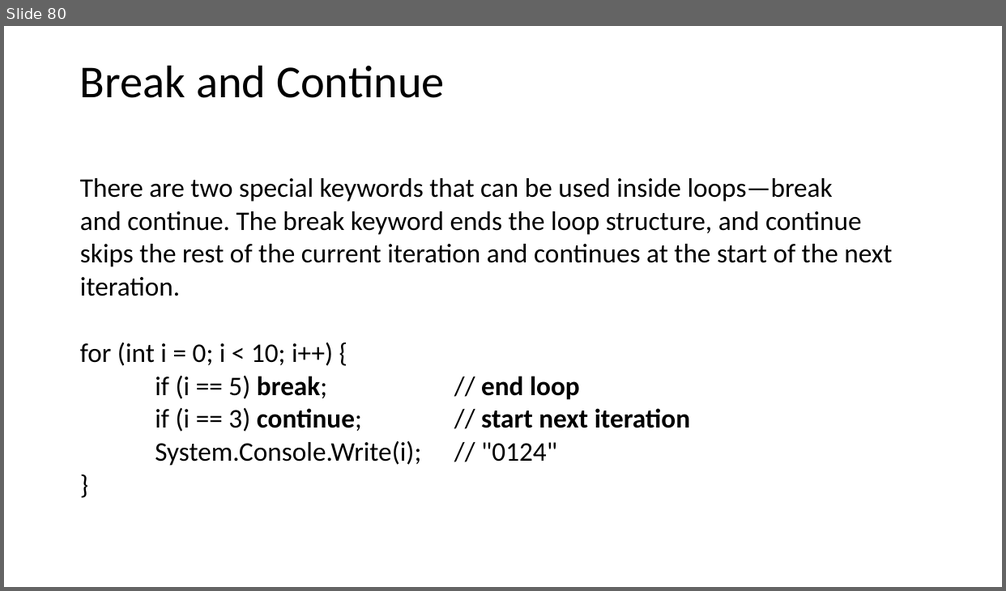
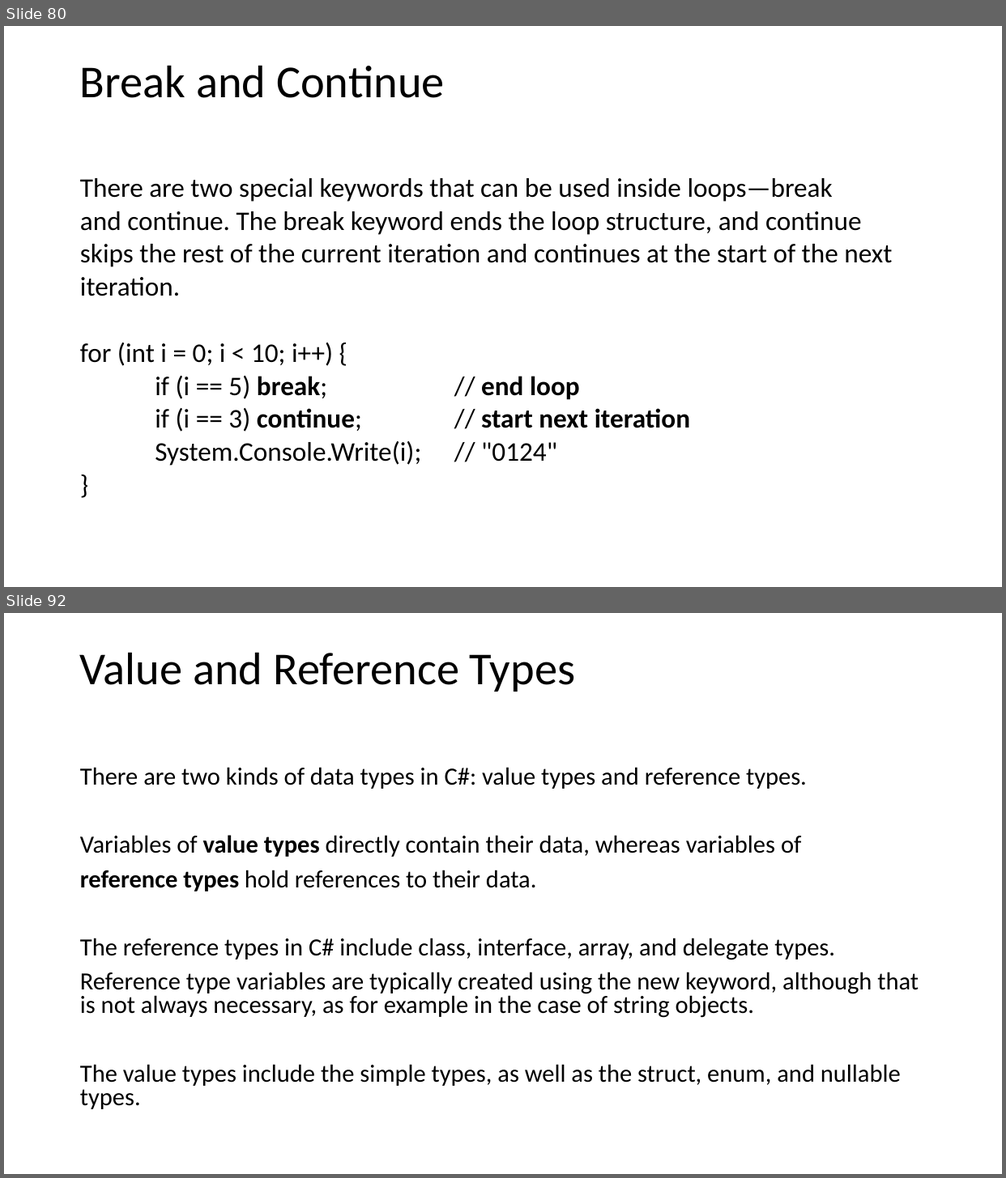
Before and after one commit to AlbertOsinaga/CursoCSharp__8, a slide deck: CSharpQuickReference.pptx. Shown one above the other, each under a label of ours: slide 80 before the commit, slides 80 and 92 after it; the slides between them are not shown. The pictures are 1006x591 and 1006x1178 pixels, drawn with LibreOffice and Linux fonts; fonts in the diff are those of the drawing. Boxes give left, top, right and bottom in pixels: in the first picture for what was removed or moved away, otherwise in the second. Text is boxed around its words. In the diff, an @@ line names an element or a change of style, - is before the commit and + after.

```diff
--- a/CSharpQuickReference.pptx
+++ b/CSharpQuickReference.pptx
@@ slide 92 added at (4, 613, 1002, 1174), background #FFFFFF @@
@@ title added at (80, 652, 575, 692), 44 pt, text #000000 @@
+Value and Reference Types
@@ text added at (80, 767, 918, 1110), 23.8 pt, text #000000 @@
+There are two kinds of data types in C#: value types and reference types.
+Variables of value types directly contain their data, whereas variables of
+reference types hold references to their data.
+The reference types in C# include class, interface, array, and delegate types.
+Reference type variables are typically created using the new keyword, although that is not always necessary, as for example in the case of string objects.
+The value types include the simple types, as well as the struct, enum, and nullable types.
```
Also in this commit, not shown: 120 other slides added, 1 other file.
